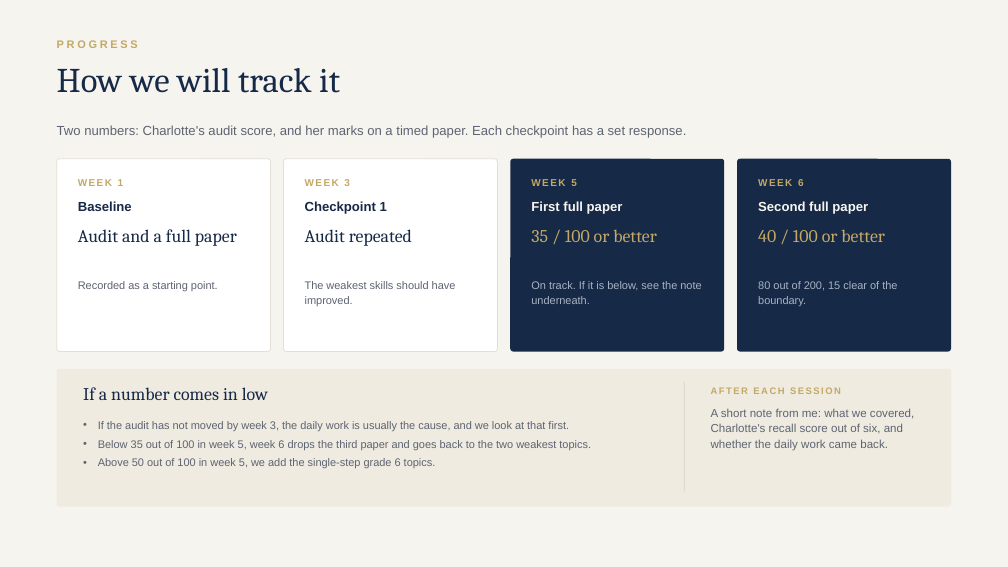
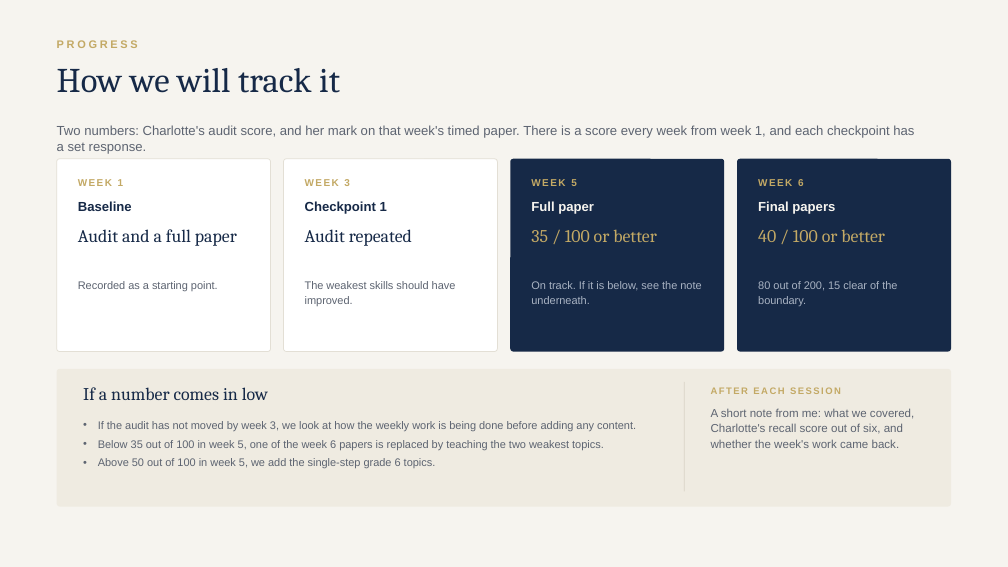
Before and after one commit to AliAljawabra/Daily, a slide deck: slide 14 of tutoring/charlotte/Charlotte_maths_plan.pptx. Drawn at 1008x567 pixels with LibreOffice and Linux fonts; fonts in the diff are those of the drawing. Boxes give left, top, right and bottom in pixels: in the first picture for what was removed or moved away, otherwise in the second. Text is boxed around its words. In the diff, an @@ line names an element or a change of style, - is before the commit and + after.

```diff
--- a/tutoring/charlotte/Charlotte_maths_plan.pptx
+++ b/tutoring/charlotte/Charlotte_maths_plan.pptx
@@ text at <box>57,125,914,154</box>: text changed @@
-Two numbers: Charlotte's audit score, and her marks on a timed paper. Each checkpoint has a set response.
+Two numbers: Charlotte's audit score, and her mark on that week's timed paper. There is a score every week from week 1, and each checkpoint has a set response.
@@ text at <box>531,201,594,214</box>: text changed @@
-First full paper
+Full paper
@@ text at <box>758,201,835,214</box>: text changed @@
-Second full paper
+Final papers
@@ text at <box>711,408,914,448</box>: text changed @@
-A short note from me: what we covered, Charlotte's recall score out of six, and whether the daily work came back.
+A short note from me: what we covered, Charlotte's recall score out of six, and whether the week's work came back.
@@ text at <box>98,421,636,450</box>: text changed @@
-• If the audit has not moved by week 3, the daily work is usually the cause, and we look at that first.
-• Below 35 out of 100 in week 5, week 6 drops the third paper and goes back to the two weakest topics.
+• If the audit has not moved by week 3, we look at how the weekly work is being done before adding any content.
+• Below 35 out of 100 in week 5, one of the week 6 papers is replaced by teaching the two weakest topics.
```
Also in this commit, not shown: 8 other slides changed, 2 other files.
